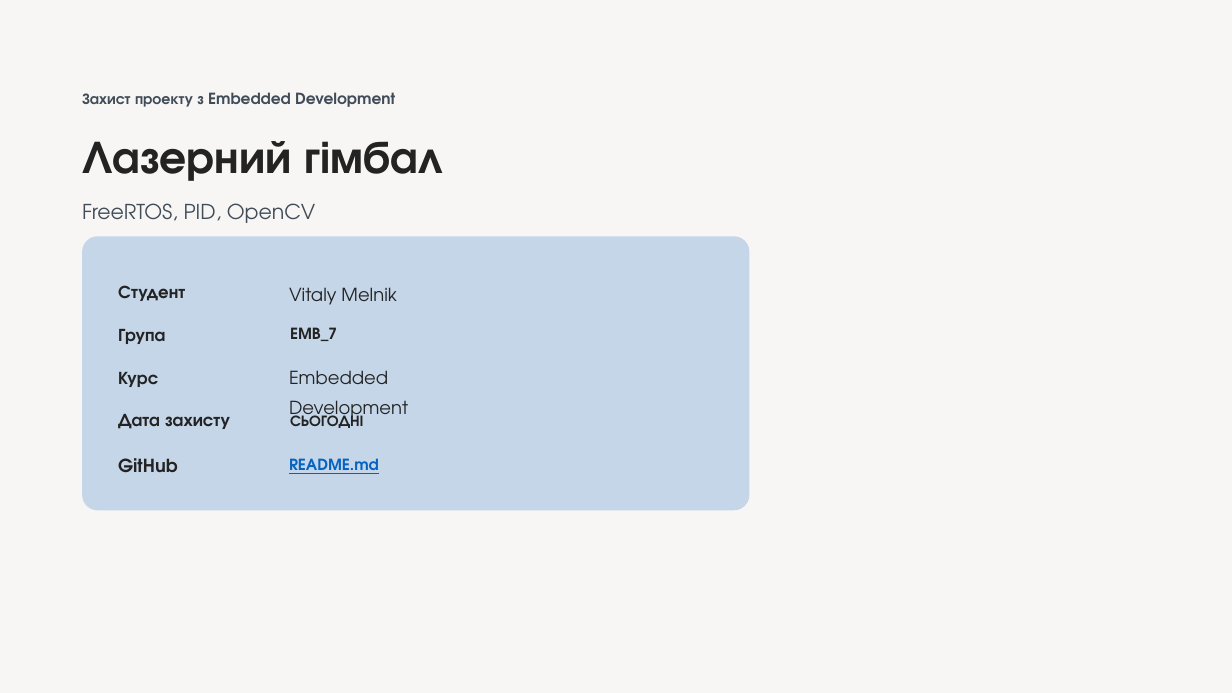
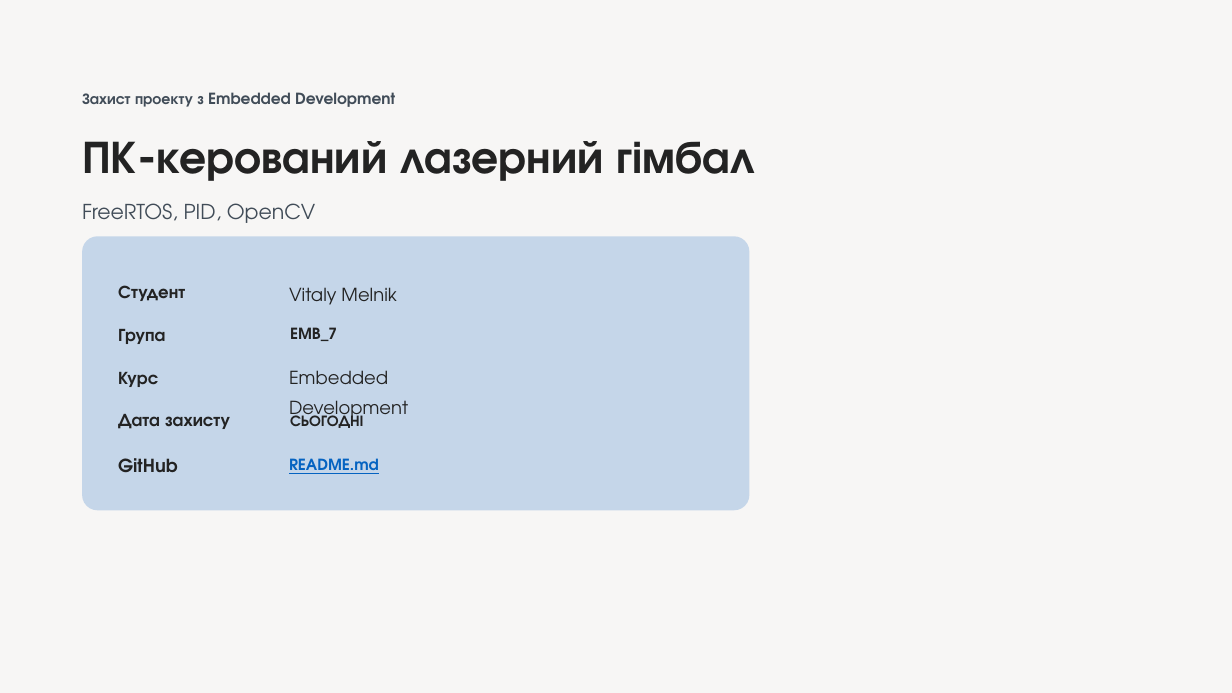
Before and after one commit to melnikvitaly/workshops, a slide deck: slide 1 of workshop-7-final_project/docs/assestment/presentation/Laser Gimbal with Camera Tracking on ESP32-S3.pptx. Drawn at 1232x693 pixels with LibreOffice and Linux fonts; fonts in the diff are those of the drawing. Boxes give left, top, right and bottom in pixels: in the first picture for what was removed or moved away, otherwise in the second. Text is boxed around its words. In the diff, an @@ line names an element or a change of style, - is before the commit and + after.

```diff
--- a/workshop-7-final_project/docs/assestment/presentation/Laser Gimbal with Camera Tracking on ESP32-S3.pptx
+++ b/workshop-7-final_project/docs/assestment/presentation/Laser Gimbal with Camera Tracking on ESP32-S3.pptx
@@ text at bbox=[82, 141, 756, 181]: text changed @@
-Лазерний гімбал
+ПК-керований лазерний гімбал
```
Also in this commit, not shown: 12 other slides changed, 22 other files.
